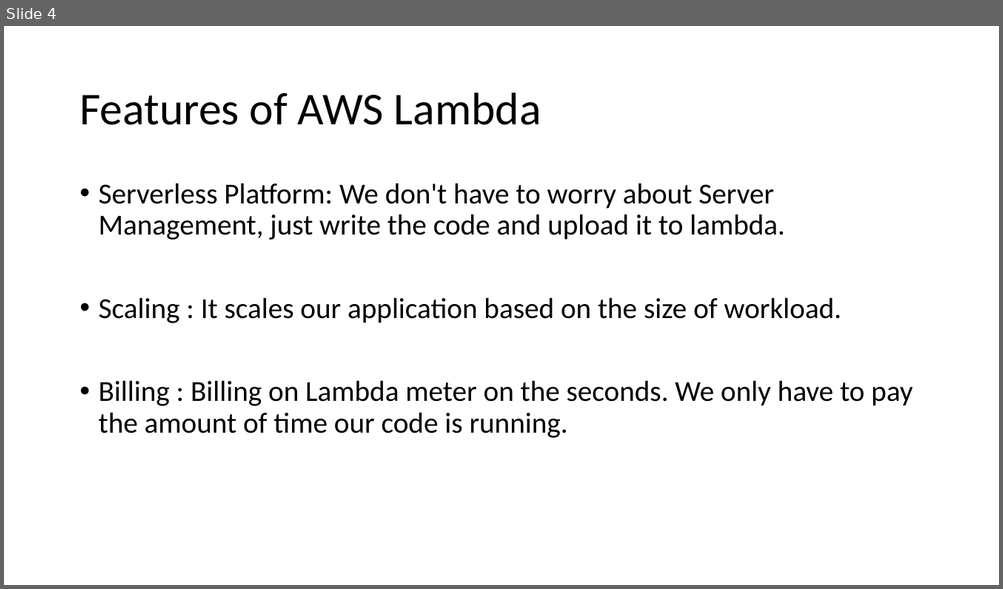
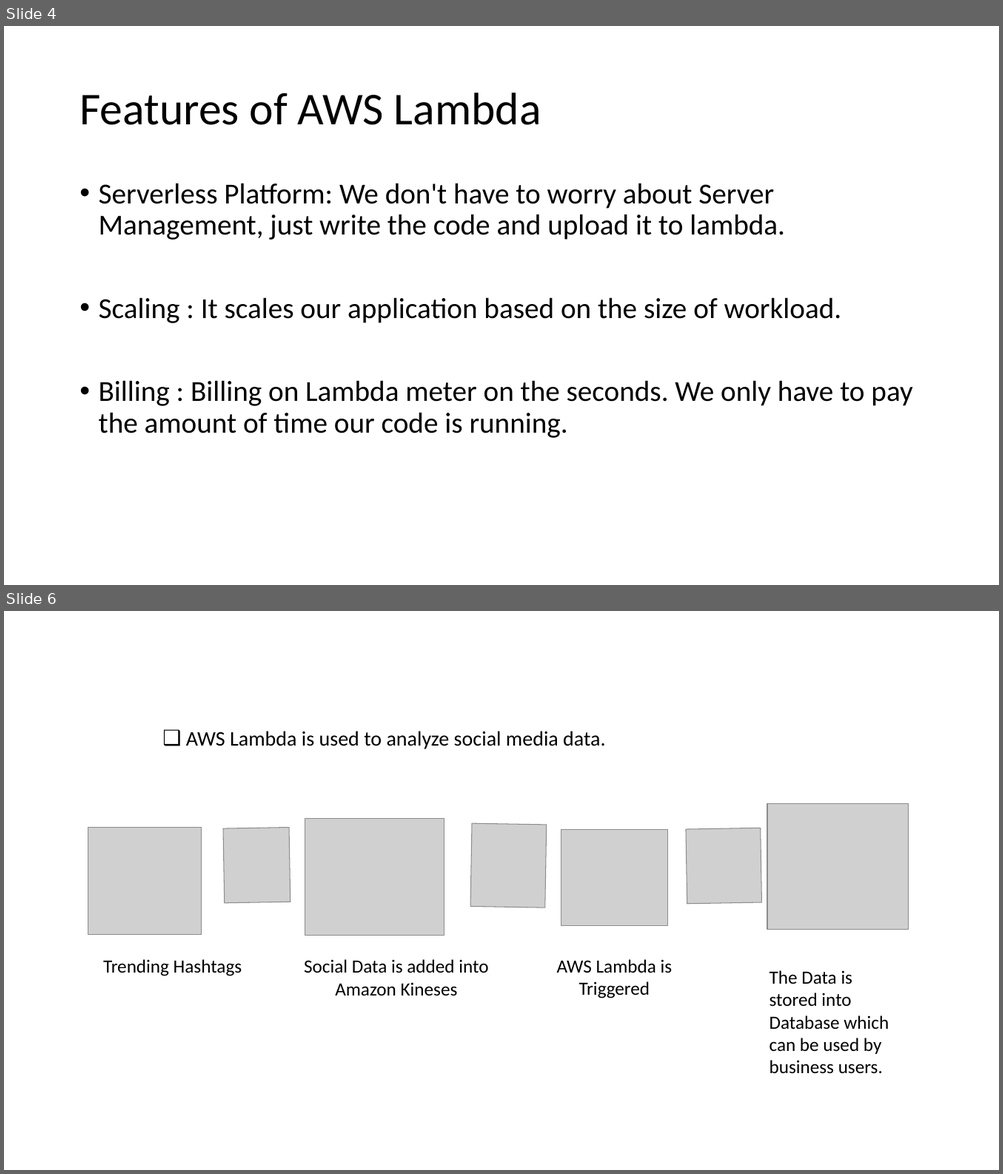
Before and after one commit to angelD25/FlexonWork, a slide deck: Presentation1-AWS Lambda.pptx. Shown one above the other, each under a label of ours: slide 4 before the commit, slides 4 and 6 after it; the slides between them are not shown. The pictures are 1003x589 and 1003x1174 pixels, drawn with LibreOffice and Linux fonts; fonts in the diff are those of the drawing; grey boxes stand for pictures. Boxes give left, top, right and bottom in pixels: in the first picture for what was removed or moved away, otherwise in the second. Text is boxed around its words. In the diff, an @@ line names an element or a change of style, - is before the commit and + after.

Commit message:
Presentation Complete updated - AWS Lambda

```diff
--- a/Presentation1-AWS Lambda.pptx
+++ b/Presentation1-AWS Lambda.pptx
@@ slide 6 added at (x1=4, y1=611, x2=999, y2=1170), background #FFFFFF @@
@@ text added at (x1=186, y1=731, x2=605, y2=749), 20 pt, text #000000 @@
+    ❑ AWS Lambda is used to analyze social media data.
@@ picture added at (x1=767, y1=803, x2=908, y2=930) @@
@@ picture added at (x1=88, y1=827, x2=201, y2=935) @@
@@ picture added at (x1=223, y1=828, x2=290, y2=903) @@
@@ picture added at (x1=304, y1=818, x2=444, y2=936) @@
@@ picture added at (x1=470, y1=823, x2=546, y2=908) @@
@@ picture added at (x1=561, y1=829, x2=667, y2=925) @@
@@ picture added at (x1=686, y1=829, x2=761, y2=904) @@
@@ text added at (x1=103, y1=960, x2=242, y2=977), 18 pt, text #000000 @@
+Trending Hashtags
@@ text added at (x1=304, y1=960, x2=488, y2=997), 18 pt, text #000000 @@
+Social Data is added into Amazon Kineses
@@ text added at (x1=557, y1=960, x2=672, y2=999), 18 pt, text #000000 @@
+AWS Lambda is Triggered
@@ text added at (x1=769, y1=971, x2=888, y2=1074), 18 pt, text #000000 @@
+The Data is stored into Database which can be used by business users.
```
Also in this commit, not shown: 4 other slides changed, 6 other slides added, 2 slides removed.
